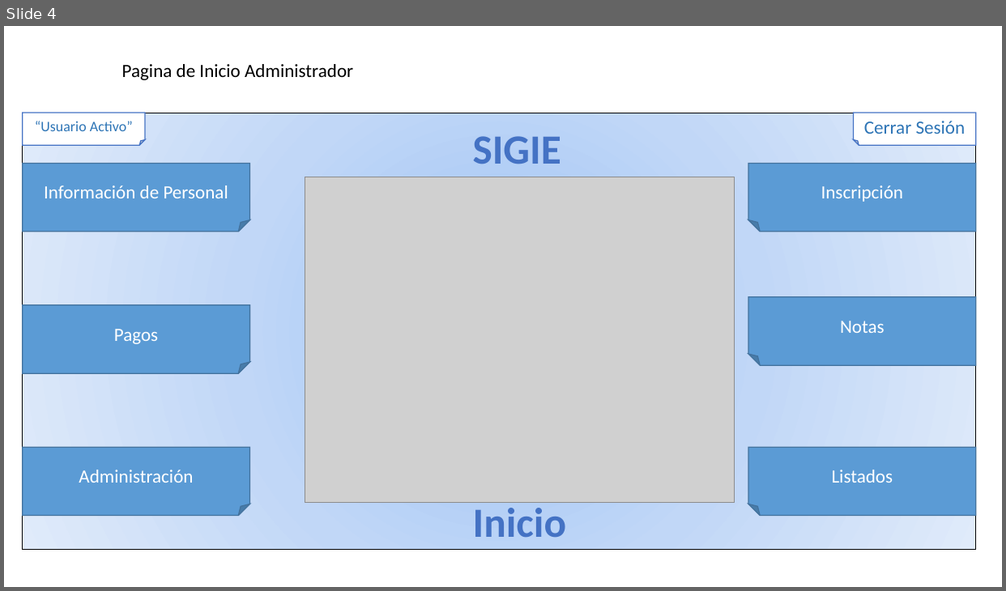
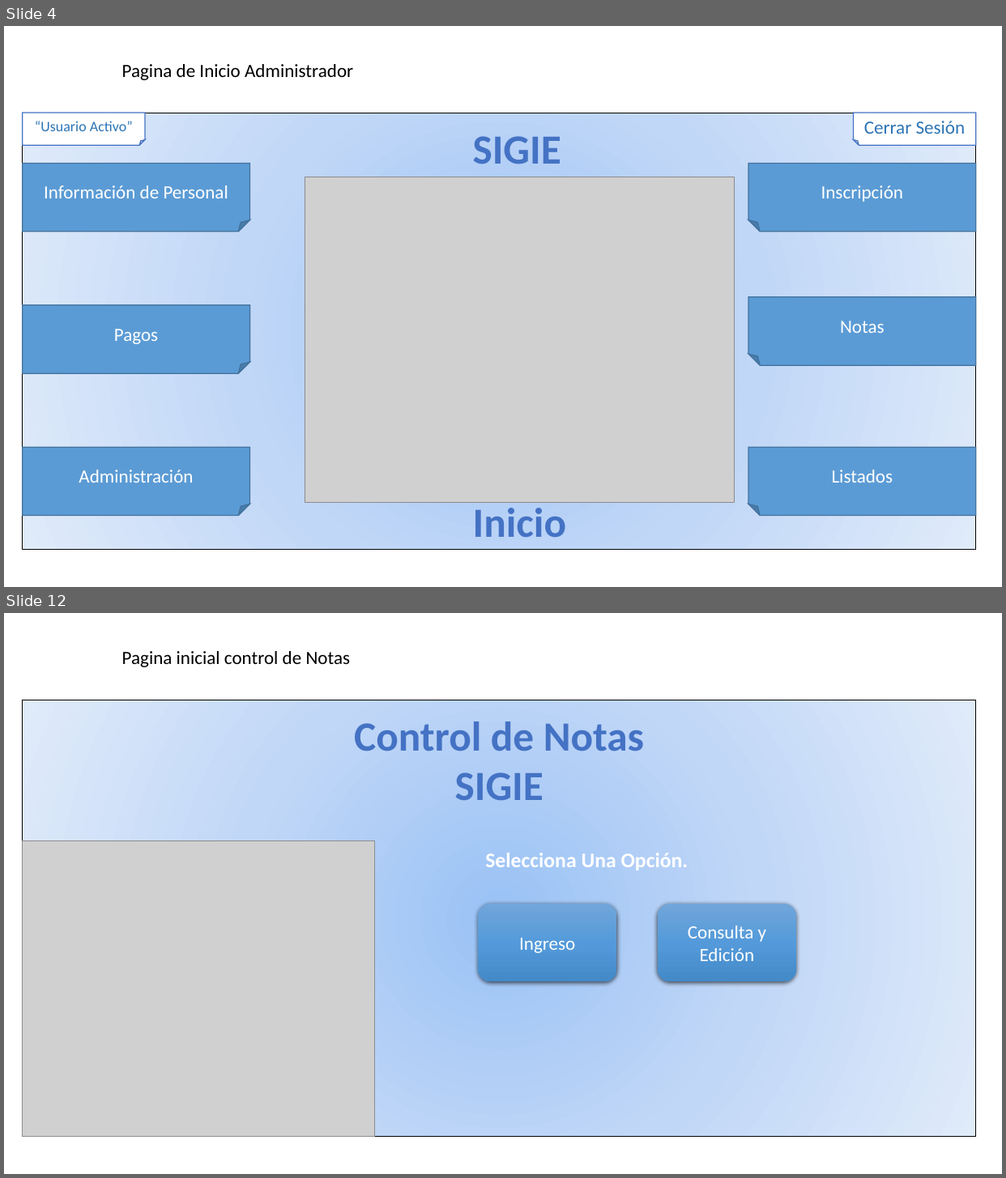
Before and after one commit to rmansilla8/SIGIE, a slide deck: Documentacion/MapaDeNavegacion.pptx. Shown one above the other, each under a label of ours: slide 4 before the commit, slides 4 and 12 after it; the slides between them are not shown. The pictures are 1006x591 and 1006x1178 pixels, drawn with LibreOffice and Linux fonts; fonts in the diff are those of the drawing; grey boxes stand for pictures. Boxes give left, top, right and bottom in pixels: in the first picture for what was removed or moved away, otherwise in the second. Text is boxed around its words. In the diff, an @@ line names an element or a change of style, - is before the commit and + after.

```diff
--- a/Documentacion/MapaDeNavegacion.pptx
+++ b/Documentacion/MapaDeNavegacion.pptx
@@ slide 12 added at bbox=[4, 613, 1002, 1174], background #FFFFFF @@
@@ text added at bbox=[122, 651, 351, 667], 18 pt, text #000000 @@
+Pagina inicial control de Notas
@@ rectangle added at bbox=[23, 700, 977, 1137], fill gradient #9AC3F5 to #C2D8F8 to #E1EBFB, outline #000000 0.75 pt @@
@@ text added at bbox=[354, 722, 644, 800], 40 pt, text #4472C4, bold @@
+Control de Notas
+SIGIE
@@ picture added at bbox=[23, 841, 374, 1137] @@
@@ text added at bbox=[485, 853, 688, 871], 20 pt, text #FFFFFF, bold @@
+Selecciona Una Opción.
@@ rounded rectangle added at bbox=[478, 904, 617, 982], fill gradient #71A6DB to #559BDB to #448ACA, 18 pt, text #FFFFFF @@
+Ingreso
@@ rounded rectangle added at bbox=[658, 904, 797, 982], fill gradient #71A6DB to #559BDB to #448ACA, 18 pt, text #FFFFFF @@
+Consulta y Edición
```
Also in this commit, not shown: 1 slide changed, 6 other slides added, 6 other files.
